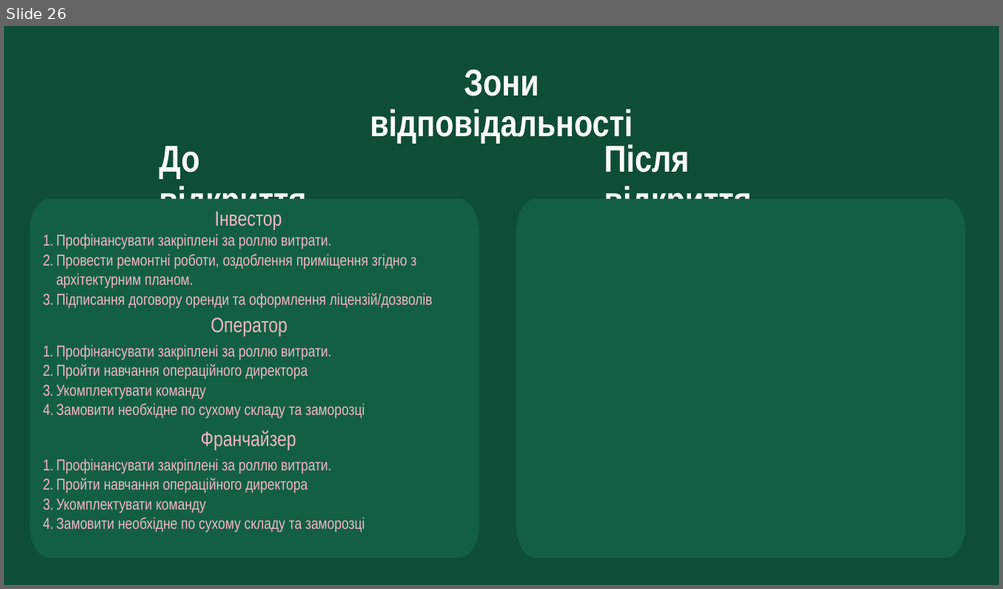
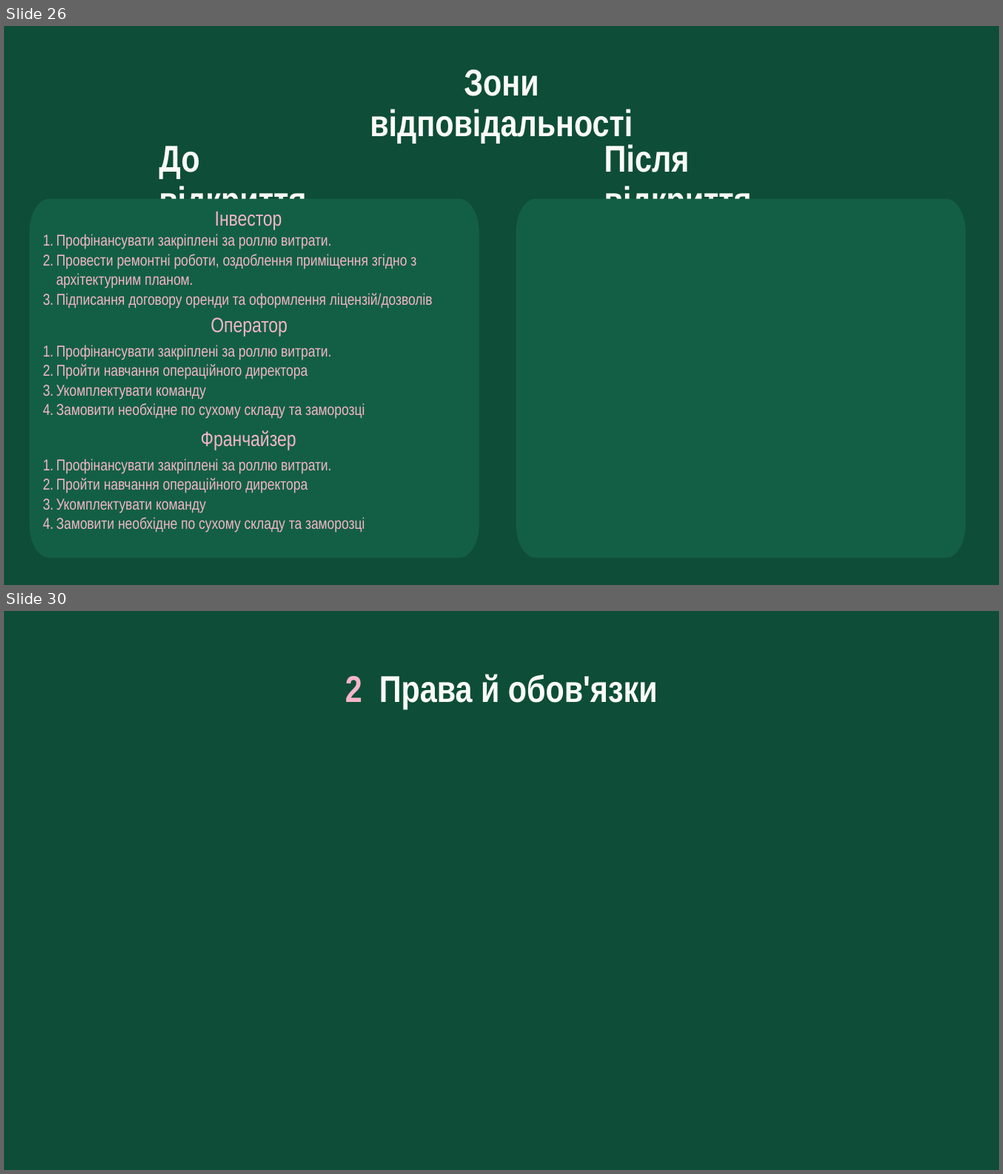
Before and after one commit to denfidiriv-cmyk/xcrypto, a slide deck: presentation_with_contract.pptx. Shown one above the other, each under a label of ours: slide 26 before the commit, slides 26 and 30 after it; the slides between them are not shown. The pictures are 1003x589 and 1003x1174 pixels, drawn with LibreOffice and Linux fonts; fonts in the diff are those of the drawing. Boxes give left, top, right and bottom in pixels: in the first picture for what was removed or moved away, otherwise in the second. Text is boxed around its words. In the diff, an @@ line names an element or a change of style, - is before the commit and + after.

```diff
--- a/presentation_with_contract.pptx
+++ b/presentation_with_contract.pptx
@@ slide 30 added at <box>4,611,999,1170</box>, background #0E4D38 @@
@@ text added at <box>345,674,657,709</box>, 54 pt, text #FBFBF8, bold @@
+2 Права й обов'язки
```
Also in this commit, not shown: 2 slides changed, 7 other slides added, 3 slides removed.
